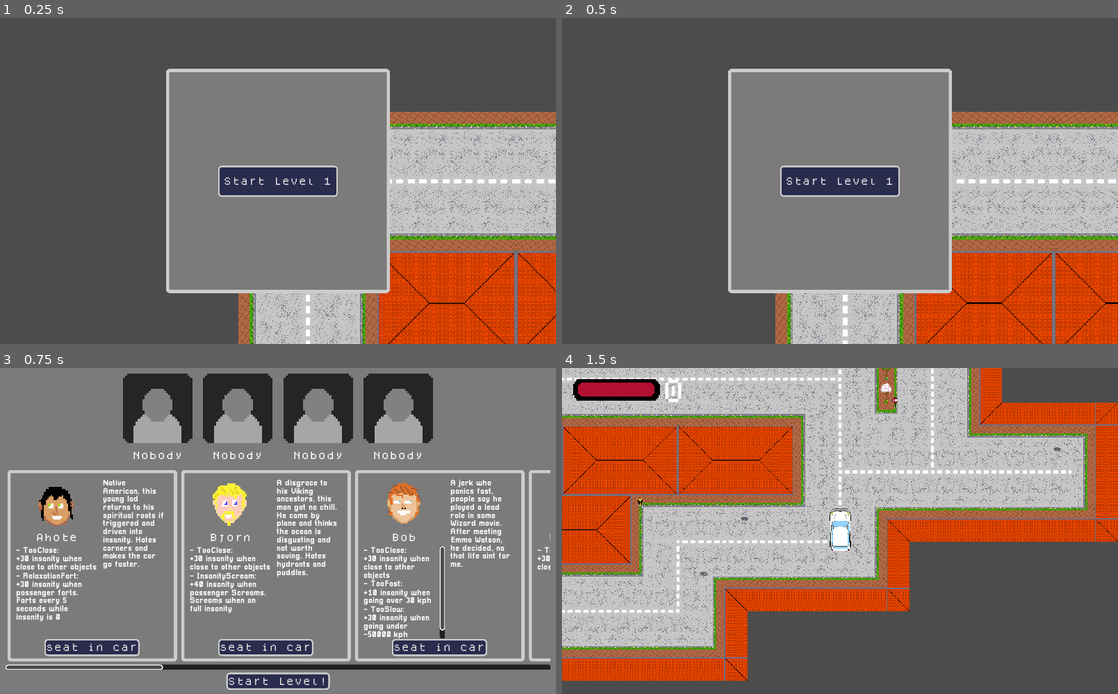
Above: before the commit, frames 1-4 (two rows, left to right).
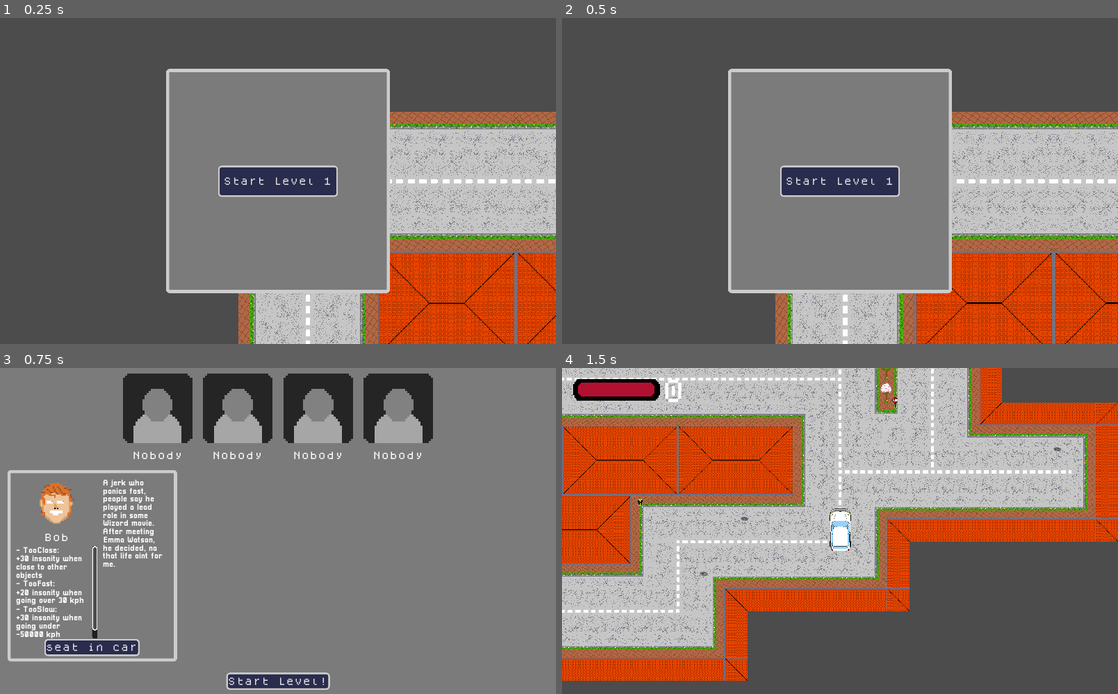
Above: after the commit, the same moments.

Repository: pastra98/DriveMeInsane
Game: Godot game, scene res://main/Main.tscn
Same seed, same stepped clock (60 frames per second), same inputs: the game is played once before the commit and once after it.
Inputs:
- Up to frame 1 (0.25 s): no input
- Up to frame 2 (0.5 s): no input
- Up to frame 3 (0.75 s): click "Start Level 1" at 0.5 s
- Up to frame 4 (1.5 s): click "Start Level!" at 1.25 s

Frames 1-2 are identical in both runs. In frame 3, 15% of the frame differs, in the area x 1-99%, y 31-93%; in frame 4, nothing differs.

Commit message:
show unlock screen

Diff:
--- a/src/environment/level.gd
+++ b/src/environment/level.gd
@@ -1,13 +1,13 @@
 extends Node
 
-signal level_completed(lvl_nr, pts)
+signal level_completed(lvl_nr, pts, unlocked_passengers)
 
 export(int) var level_nr = null # very important for this to be identical with match statement in main
 export(int) var points_1_star = null
 export(int) var points_2_stars = null
 export(int) var points_3_stars = null
 export(int) var time_to_complete = null
-export(Array) var unlocks_passengers = []
+export(Array, String) var unlocks_passengers = []
 
 var level_sound: AudioStreamPlayer
 var player: Node2D
@@ -105,15 +105,14 @@
         if points >= n_pts:
             stars += 1
     if stars > 0:
-        emit_signal("level_completed", level_nr, points) # TODO: this just test - also only caught by main
+        emit_signal("level_completed", level_nr, points, unlocks_passengers)
         level_sound.stream = load("res://audio/sounds/success.wav")
         level_sound.play()
     else:
         level_sound.stream = load("res://audio/sounds/fail_trombone.wav")
         level_sound.play()
     # this stuff afterwards
-    var next_lvl_unlock = main.completed_lvls.has(level_nr)
-    GuiManager.show_level_over_gui(level_nr, stars, next_lvl_unlock, points)
+    GuiManager.show_level_over_gui(level_nr, stars, points)
 
 
 func restart_level():
--- a/src/environment/level_1/Level1.tscn
+++ b/src/environment/level_1/Level1.tscn
@@ -8,6 +8,7 @@
 points_2_stars = 20
 points_3_stars = 30
 time_to_complete = 30
+unlocks_passengers = [ "Ahote" ]
 
 [node name="PlayerPos" type="Position2D" parent="." index="2"]
 position = Vector2( 640, 675 )
--- /dev/null
+++ b/src/gui/fonts/pixellari_big.tres
@@ -0,0 +1,7 @@
+[gd_resource type="DynamicFont" load_steps=2 format=2]
+
+[ext_resource path="res://gui/fonts/Pixellari.ttf" type="DynamicFontData" id=1]
+
+[resource]
+size = 48
+font_data = ExtResource( 1 )
--- a/src/gui/game_over/game_over.gd
+++ b/src/gui/game_over/game_over.gd
@@ -21,7 +21,6 @@
     buttons = $"Panel/MarginContainer/VBoxContainer"
     if not next_lvl_unlock:
         buttons.get_node("NextLevel").hide()
-    print("We got %s stars!!!" % stars)
     # TODO: show text info etc based on lvl_passed
     var success = "completed" if stars > 0 else "failed"
     buttons.get_node("Text").text = "Lvl %s!" % success
--- a/src/gui/gui_manager.gd
+++ b/src/gui/gui_manager.gd
@@ -4,6 +4,9 @@
 const MAX_PASSENGERS = 4 # TODO: maybe later find better solution
 
 var player_status
+onready var main = get_node("/root/Main")
+# onready var n_unlock_pass = get_node("/root/Main").unlocked_passengers.size()
+onready var n_unlock_pass = main.unlocked_passengers.size()
 
 func _ready():
     pass
@@ -31,7 +34,7 @@
     add_child(time_score)
 
 
-func show_level_over_gui(lvl_nr: int, stars: int, next_lvl_unlock: bool, points: int):
+func show_level_over_gui(lvl_nr: int, stars: int, points: int):
     # first clear the in-game hud
     $"PlayerStatus".queue_free()
     for passenger_window in $"PassengerMargin/PassengerContainer".get_children():
@@ -39,9 +42,16 @@
     $"Time".queue_free()
     # then show the game over screen
     var game_over_screen = load("res://gui/game_over/GameOver.tscn").instance()
-    game_over_screen.setup(lvl_nr, stars, next_lvl_unlock, points)
+    game_over_screen.setup(lvl_nr, stars, main.completed_lvls.has(lvl_nr), points)
     game_over_screen.connect("restart", $"/root/Main/Level", "restart_level")
     add_child(game_over_screen)
+    # check if new unlocked passengers and show if this is the case
+    if n_unlock_pass < main.unlocked_passengers.size():
+        var new_ones = main.unlocked_passengers.slice(n_unlock_pass, -1)
+        var unlocker = load("res://gui/passenger_unlocks/PassengerUnlocks.tscn").instance()
+        unlocker.show_passengers(new_ones)
+        add_child(unlocker)
+        n_unlock_pass = main.unlocked_passengers.size()
     # TODO: connect next level
     # TODO: also connect to options, this will trigger stuff in the gui manager
     # TODO: connect main menu
--- /dev/null
+++ b/src/gui/passenger_unlocks/PassengerUnlocks.tscn
@@ -0,0 +1,88 @@
+[gd_scene load_steps=5 format=2]
+
+[ext_resource path="res://gui/passenger_unlocks/passenger_unlocks.gd" type="Script" id=1]
+[ext_resource path="res://gui/theme/pixel_theme.tres" type="Theme" id=3]
+[ext_resource path="res://gui/fonts/pixellari_big.tres" type="DynamicFont" id=4]
+[ext_resource path="res://passengers/ressources/remove.png" type="Texture" id=5]
+
+[node name="PassengerUnlocks" type="MarginContainer"]
+anchor_left = 0.5
+anchor_top = 0.5
+anchor_right = 0.5
+anchor_bottom = 0.5
+margin_left = -400.0
+margin_top = -240.0
+margin_right = 400.0
+margin_bottom = 240.0
+rect_min_size = Vector2( 800, 480 )
+rect_clip_content = true
+theme = ExtResource( 3 )
+script = ExtResource( 1 )
+
+[node name="Panel" type="Panel" parent="."]
+margin_right = 800.0
+margin_bottom = 480.0
+grow_horizontal = 2
+grow_vertical = 2
+
+[node name="MarginContainer" type="MarginContainer" parent="Panel"]
+anchor_right = 1.0
+anchor_bottom = 1.0
+margin_left = 10.0
+margin_top = 10.0
+margin_right = -10.0
+margin_bottom = -10.0
+
+[node name="VBoxContainer" type="VBoxContainer" parent="Panel/MarginContainer"]
+margin_right = 780.0
+margin_bottom = 460.0
+custom_constants/separation = 8
+
+[node name="HBoxContainer" type="HBoxContainer" parent="Panel/MarginContainer/VBoxContainer"]
+margin_right = 780.0
+margin_bottom = 64.0
+
+[node name="Label" type="Label" parent="Panel/MarginContainer/VBoxContainer/HBoxContainer"]
+margin_top = 8.0
+margin_right = 564.0
+margin_bottom = 56.0
+custom_fonts/font = ExtResource( 4 )
+text = "New Passengers unlocked!"
+align = 1
+
+[node name="Control" type="Control" parent="Panel/MarginContainer/VBoxContainer/HBoxContainer"]
+margin_left = 568.0
+margin_right = 712.0
+margin_bottom = 64.0
+size_flags_horizontal = 3
+
+[node name="CloseWindowButton" type="TextureButton" parent="Panel/MarginContainer/VBoxContainer/HBoxContainer"]
+margin_left = 716.0
+margin_right = 780.0
+margin_bottom = 64.0
+rect_min_size = Vector2( 64, 64 )
+texture_normal = ExtResource( 5 )
+expand = true
+
+[node name="ScrollContainer" type="ScrollContainer" parent="Panel/MarginContainer/VBoxContainer"]
+margin_top = 72.0
+margin_right = 780.0
+margin_bottom = 452.0
+rect_min_size = Vector2( 770, 380 )
+
+[node name="MarginContainer" type="MarginContainer" parent="Panel/MarginContainer/VBoxContainer/ScrollContainer"]
+margin_right = 780.0
+margin_bottom = 8.0
+size_flags_horizontal = 3
+custom_constants/margin_top = 8
+custom_constants/margin_left = 10
+
+[node name="UnlockList" type="HBoxContainer" parent="Panel/MarginContainer/VBoxContainer/ScrollContainer/MarginContainer"]
+margin_left = 10.0
+margin_top = 8.0
+margin_right = 780.0
+margin_bottom = 8.0
+custom_constants/separation = 20
+alignment = 1
+
+[connection signal="button_down" from="Panel/MarginContainer/VBoxContainer/HBoxContainer/CloseWindowButton" to="." method="_on_CloseWindowButton_button_down"]
--- /dev/null
+++ b/src/gui/passenger_unlocks/passenger_unlocks.gd
@@ -0,0 +1,20 @@
+extends MarginContainer
+
+var unlocked_passengers = []
+
+func _ready():
+    pass # Replace with function body.
+
+
+func show_passengers(unlocked_passenger_names: Array):
+    for passenger_name in unlocked_passenger_names:
+        var passenger = Passenger.new(passenger_name)
+        var new_card = load("res://gui/passenger_picker/passenger_card/PassengerCard.tscn").instance()
+        new_card.set_passenger(passenger)
+        new_card.get_node("Panel/TopVBox/AddToCar").hide()
+        $"Panel/MarginContainer/VBoxContainer/ScrollContainer/MarginContainer/UnlockList".add_child(new_card)
+
+
+
+func _on_CloseWindowButton_button_down():
+    queue_free()
--- a/src/main/main.gd
+++ b/src/main/main.gd
@@ -2,7 +2,7 @@
 
 var curr_lvl
 # ["ahote", "bjorn", "bob", "hiroshi", "izaak", "juan", "karen", "lucy", "martha", "mike", "xiu"]
-var unlocked_passengers = ["ahote", "bjorn", "bob", "hiroshi", "izaak", "juan", "karen", "lucy", "martha", "mike", "xiu"]
+var unlocked_passengers = ["bob"]
 var completed_lvls = {}
 
 onready var bg_scene = load("res://environment/menu_background/BackgroundLevel.tscn").instance()
@@ -26,9 +26,11 @@
     curr_lvl.prepare_level(unlocked_passengers)
 
 
-func _on_level_completed(level_nr, pts):
-    if completed_lvls.has(level_nr):
+func _on_level_completed(level_nr: int, pts: int, new_passengers_name: Array):
+    if completed_lvls.has(level_nr): # level already unlocked
         if completed_lvls[level_nr] < pts:
             completed_lvls[level_nr] = pts
-    else:
+    else: # level unlocked first time
         completed_lvls[level_nr] = pts
+        if new_passengers_name:
+            unlocked_passengers += new_passengers_name
--- a/src/passengers/ressources/bob/bob.cfg
+++ b/src/passengers/ressources/bob/bob.cfg
@@ -18,7 +18,7 @@
 [TooFastSensibility]
 
 too_fast=30
-insanity_effect=10
+insanity_effect=20
 cooldown=2
 
 
